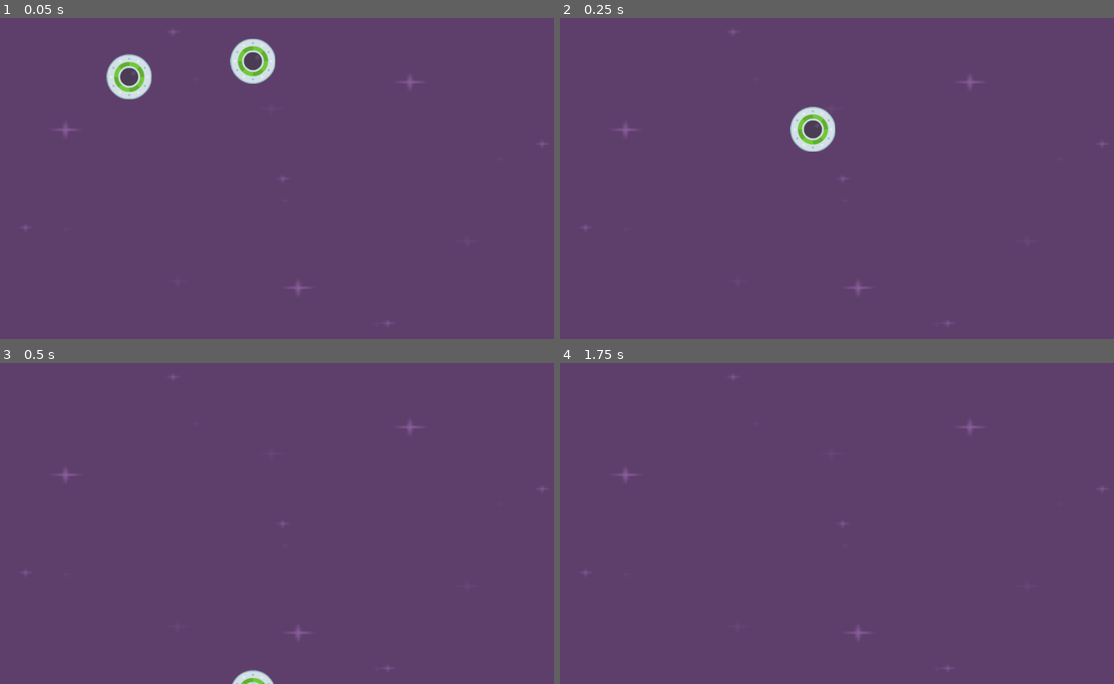
Above: before the commit, frames 1-4 (two rows, left to right).
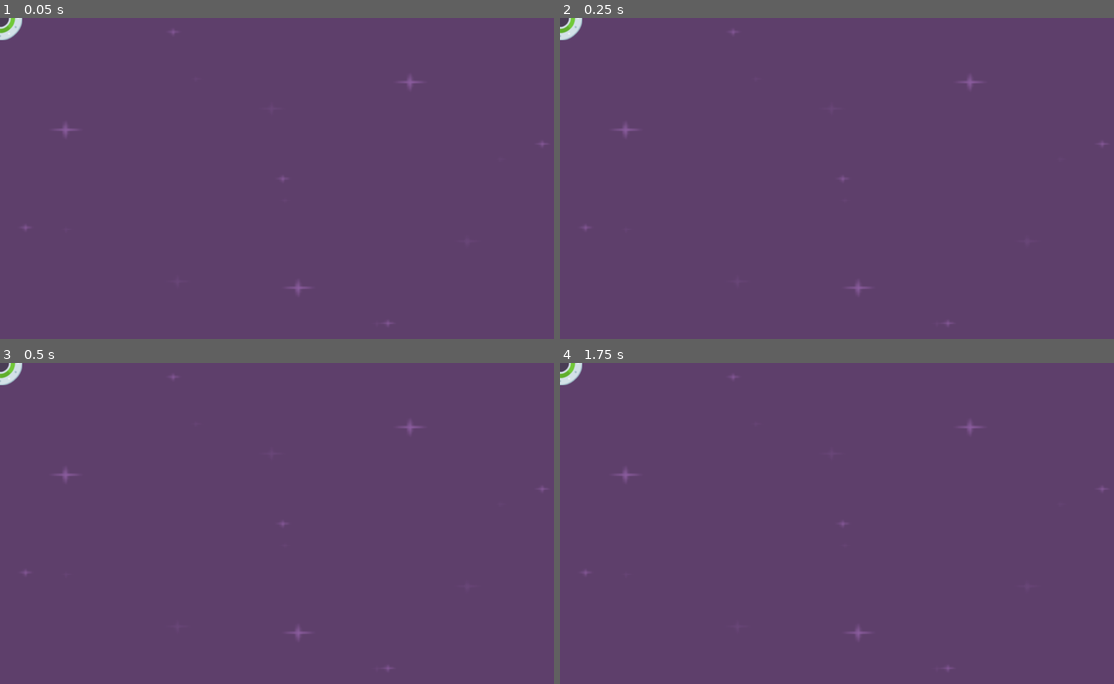
Above: after the commit, the same moments.

Repository: manuyeldev/SpeedySaucer
Game: Godot game, scene res://level_1.tscn
Two runs of this game, one before a commit and one after it. Both use one fixed random seed, a clock stepped at 60 frames per second and the inputs below.
Inputs:
- Up to frame 1 (0.05 s): no input
- Up to frame 2 (0.25 s): no input
- Up to frame 3 (0.5 s): no input
- Up to frame 4 (1.75 s): tap Enter at 1.25 s

The runs differ from the first frame. In frame 1, 1.8% of the frame differs, in the area x 0-50%, y 0-26%; in frame 2, 1.0%; in frame 3, 0.4%; in frame 4, 0.2%.

Commit message:
14. Parent & Child Relationship

Diff:
--- a/level_1.tscn
+++ b/level_1.tscn
@@ -10,9 +10,5 @@
 offset_bottom = 648.0
 texture = ExtResource("1_kd63o")
 
-[node name="Player" parent="." instance=ExtResource("2_tmir2")]
-position = Vector2(509, 83)
-
-[node name="Player2" parent="." instance=ExtResource("2_tmir2")]
-position = Vector2(260, 83)
-gravity_scale = 44.02
+[node name="ParentPlayer" parent="." instance=ExtResource("2_tmir2")]
+gravity_scale = 0.0
